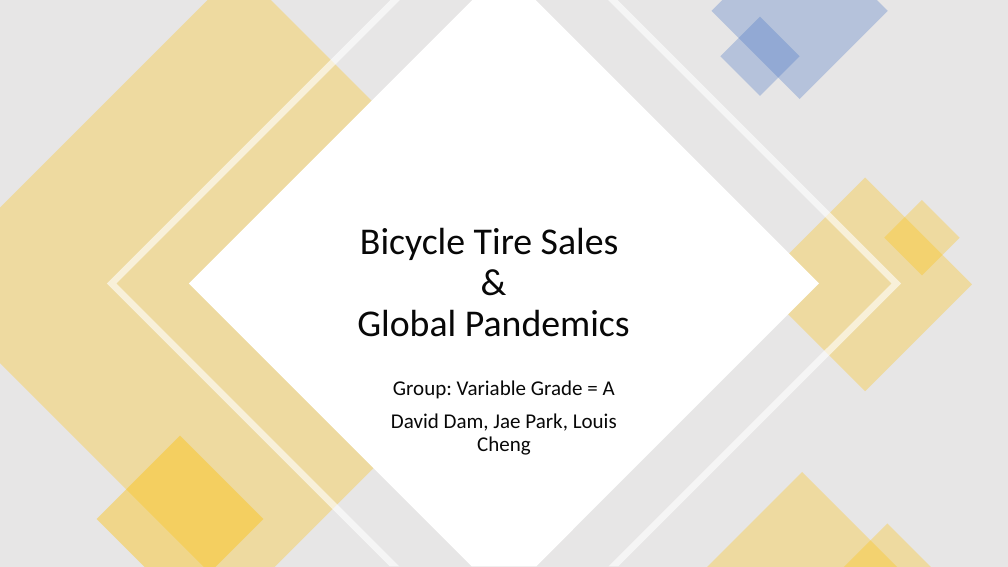
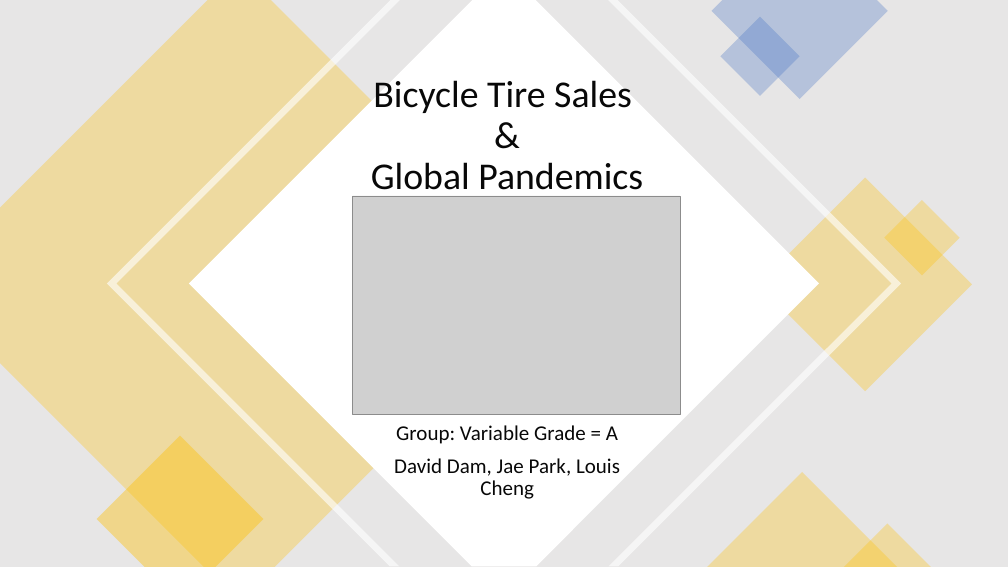
Before and after one commit to 2Delta/GT-Coding-Boot-Camp_Project-1, a slide deck: slide 1 of Project_power_point.pptx. Drawn at 1008x567 pixels with LibreOffice and Linux fonts; fonts in the diff are those of the drawing; grey boxes stand for pictures. Boxes give left, top, right and bottom in pixels: in the first picture for what was removed or moved away, otherwise in the second. Text is boxed around its words. In the diff, an @@ line names an element or a change of style, - is before the commit and + after.

```diff
--- a/Project_power_point.pptx
+++ b/Project_power_point.pptx
@@ title "Bicycle Tire Sales & Global ..." rewrapped from [357,227,630,337] to [371,80,643,198] @@
@@ picture added at [352,196,680,414] @@
@@ subtitle "Group: Variable Grade = A": place and size @@
-subtitle "Group: Variable Grade = A" at [391,380,617,455]
+subtitle "Group: Variable Grade = A" at [394,425,620,499]
```
Also in this commit, not shown: 1 other slide changed, 3 other files.
